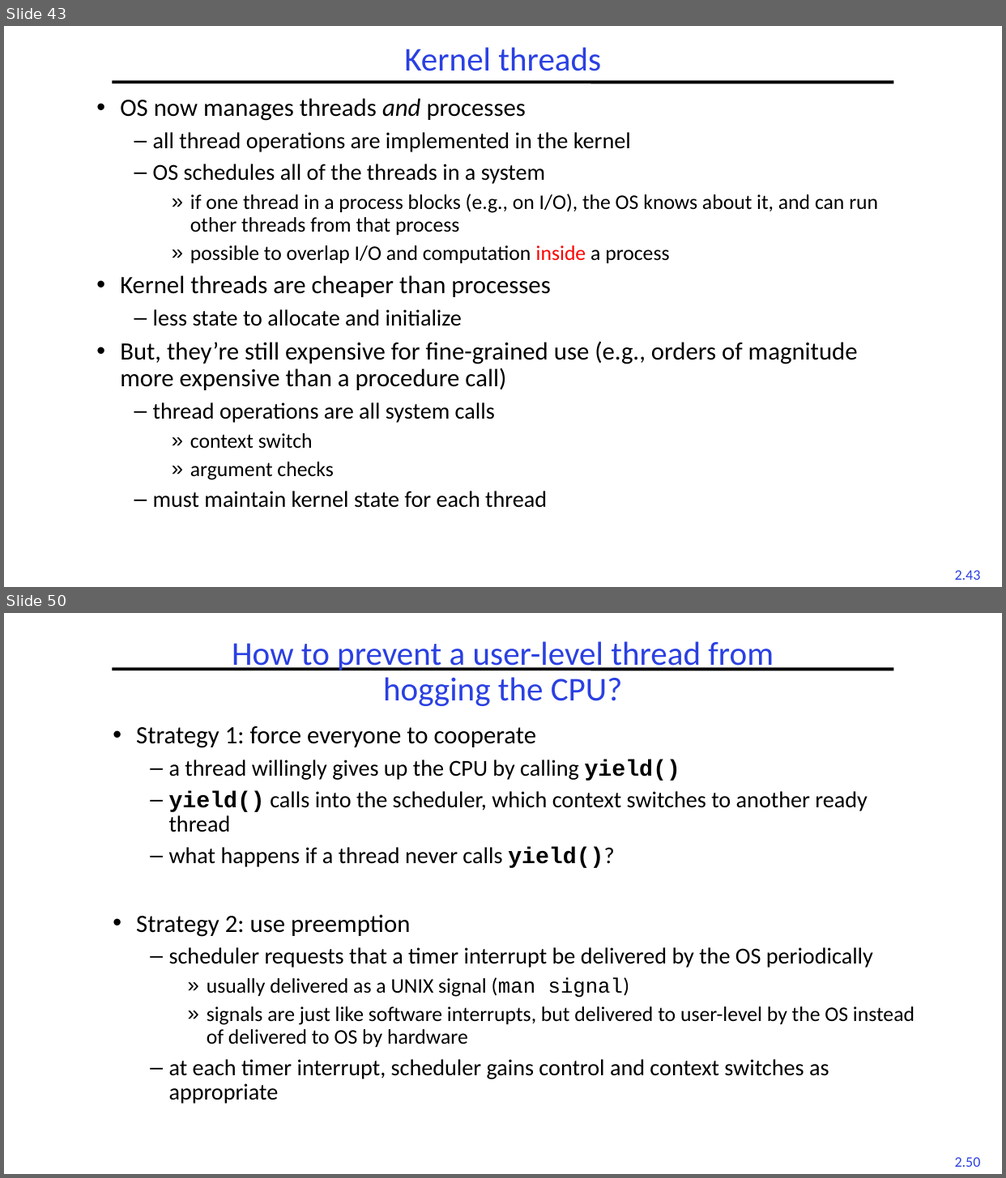
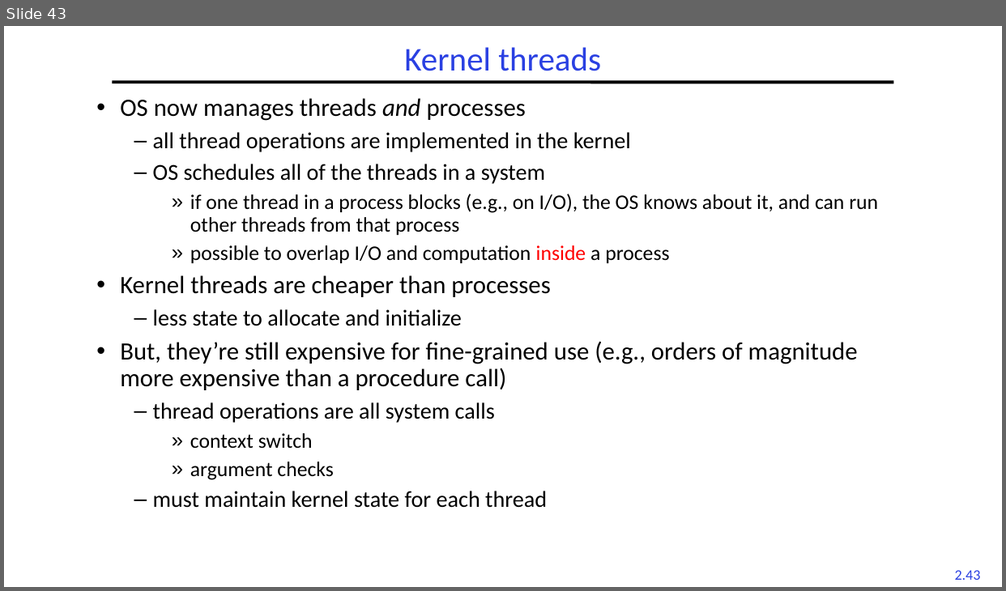
Before and after one commit to guhofstra/CSC256Fa25, a slide deck: PPTs/L2-Processes Threads.pptx. Shown one above the other, each under a label of ours: slides 43 and 50 before the commit, slide 43 after it; the slides between them are not shown. The pictures are 1006x1178 and 1006x591 pixels, drawn with LibreOffice and Linux fonts; fonts in the diff are those of the drawing. Boxes give left, top, right and bottom in pixels: in the first picture for what was removed or moved away, otherwise in the second. Text is boxed around its words. In the diff, an @@ line names an element or a change of style, - is before the commit and + after.

```diff
--- a/PPTs/L2-Processes Threads.pptx
+++ b/PPTs/L2-Processes Threads.pptx
@@ slide 50 removed at bbox=[4, 613, 1002, 1174], background #FFFFFF; not listed: 2 template elements that a slide beside it also shows @@
@@ title removed at bbox=[232, 641, 774, 706] @@
-How to prevent a user-level thread from
-hogging the CPU?
@@ text removed at bbox=[136, 726, 914, 1104] @@
-• Strategy 1: force everyone to cooperate
-  – a thread willingly gives up the CPU by calling yield()
-  – yield() calls into the scheduler, which context switches to another ready thread
-  – what happens if a thread never calls yield()?
-• Strategy 2: use preemption
-  – scheduler requests that a timer interrupt be delivered by the OS periodically
-    » usually delivered as a UNIX signal (man signal)
-    » signals are just like software interrupts, but delivered to user-level by the OS instead of delivered to OS by hardware
-  – at each timer interrupt, scheduler gains control and context switches as appropriate
```
Also in this commit, not shown: 7 slides changed, 1 slide added, 7 other slides removed, 1 other file.
